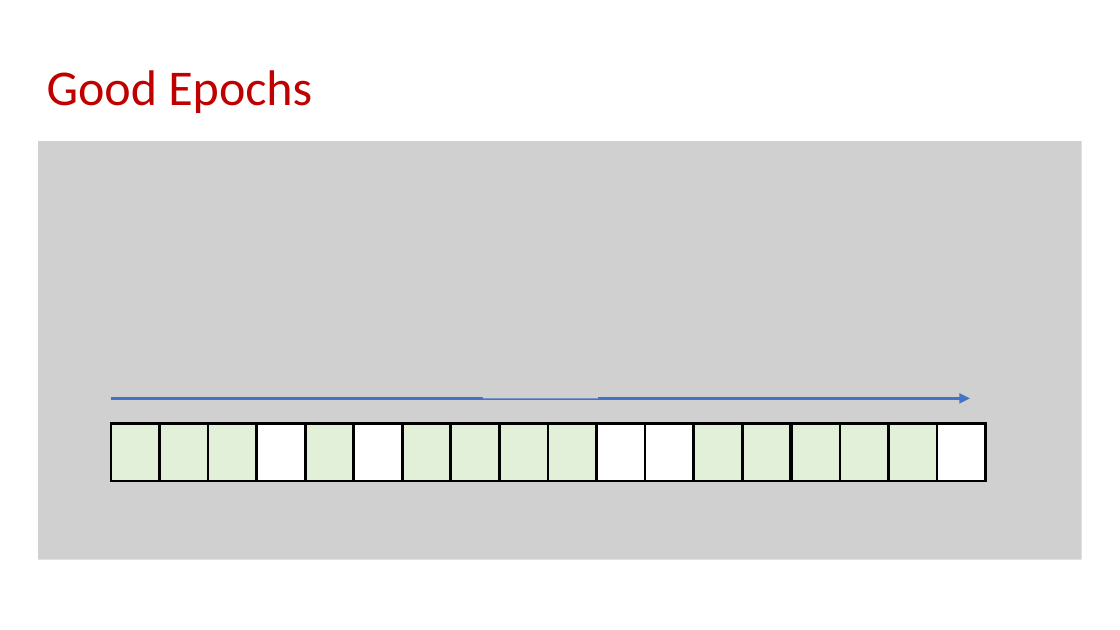
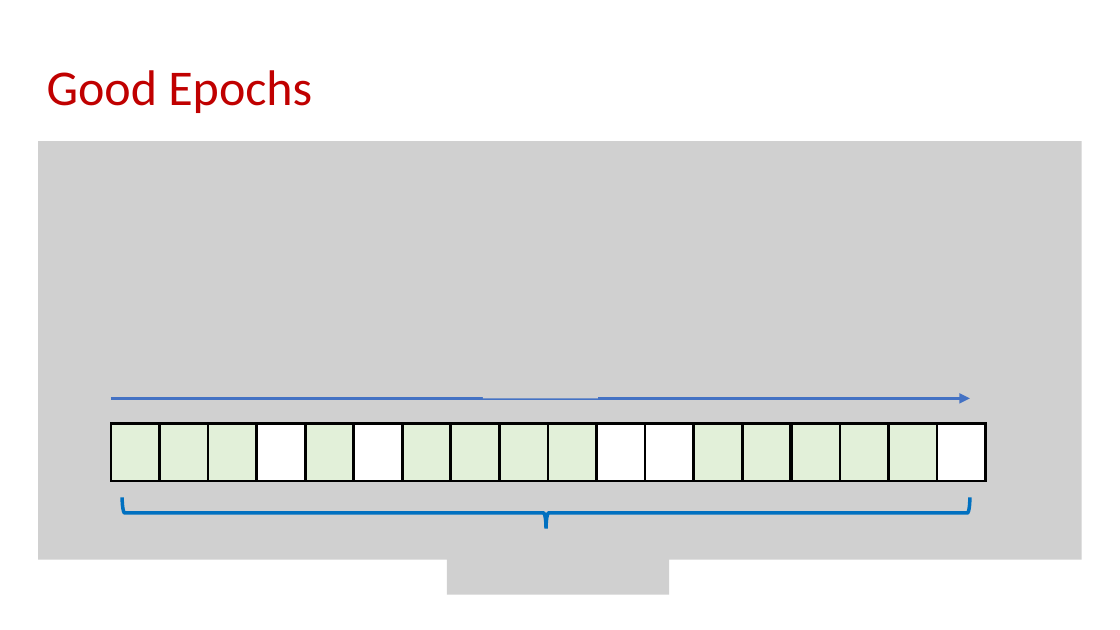
Before and after one commit to samsonzhou/samsonzhou.github.io, a slide deck: slide 19 of other-talks/SODA 2026.pptx. Drawn at 1120x630 pixels with LibreOffice and Linux fonts; fonts in the diff are those of the drawing; grey boxes stand for pictures. Boxes give left, top, right and bottom in pixels: in the first picture for what was removed or moved away, otherwise in the second. Text is boxed around its words. In the diff, an @@ line names an element or a change of style, - is before the commit and + after.

```diff
--- a/other-talks/SODA 2026.pptx
+++ b/other-talks/SODA 2026.pptx
@@ right brace added at (122,497,970,528), outline #0070C0 3 pt @@
@@ picture added at (447,541,670,595) @@
```
Also in this commit, not shown: 7 other slides changed.
